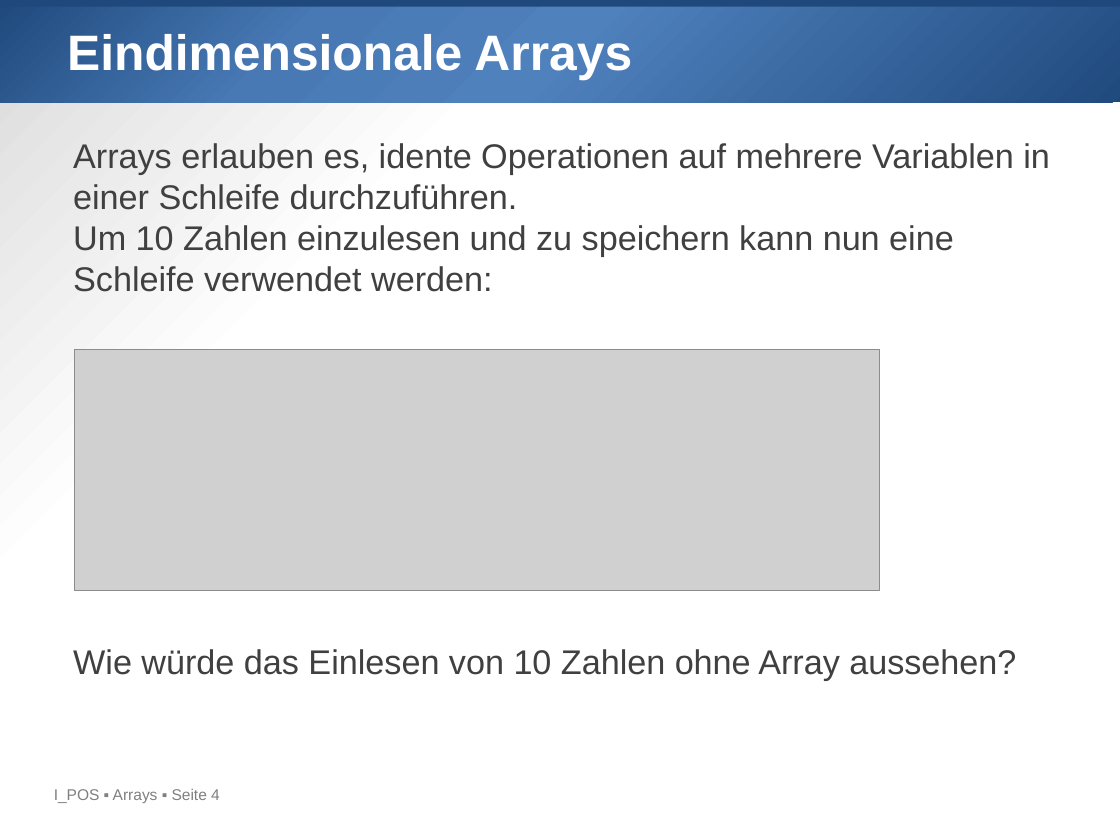
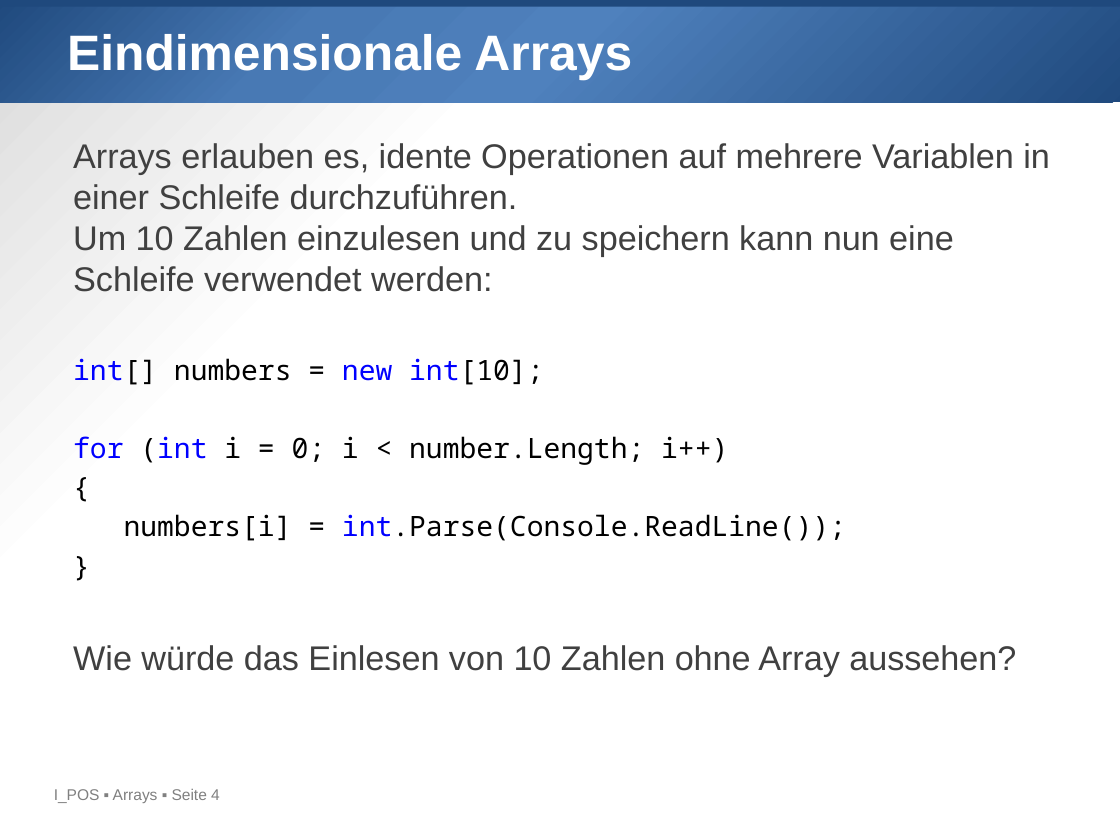
Before and after one commit to htl-leo-prog-1/examples-ha, a slide deck: slide 4 of 08_Arrays/08_Arrays.pptx. Drawn at 1120x840 pixels with LibreOffice and Linux fonts; fonts in the diff are those of the drawing; grey boxes stand for pictures; background and template pictures are left out. Boxes give left, top, right and bottom in pixels: in the first picture for what was removed or moved away, otherwise in the second. Text is boxed around its words. In the diff, an @@ line names an element or a change of style, - is before the commit and + after.

Commit message:
Arrays (PDF,PPTX)

```diff
--- a/08_Arrays/08_Arrays.pptx
+++ b/08_Arrays/08_Arrays.pptx
@@ text at (x1=73, y1=358, x2=846, y2=541): paragraphs added @@
+int[] numbers = new int[10];
+for (int i = 0; i < number.Length; i++)
+{
+numbers[i] = int.Parse(Console.ReadLine());
+}
@@ picture removed at (x1=75, y1=349, x2=880, y2=590) @@
```
Also in this commit, not shown: 2 other slides changed, 4 other files.
